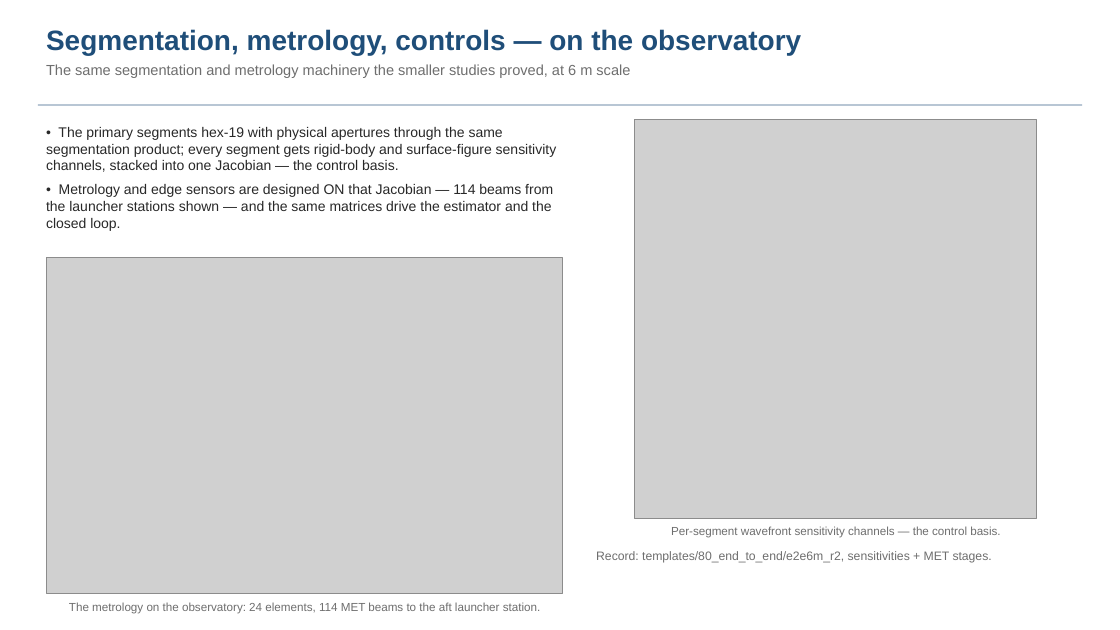
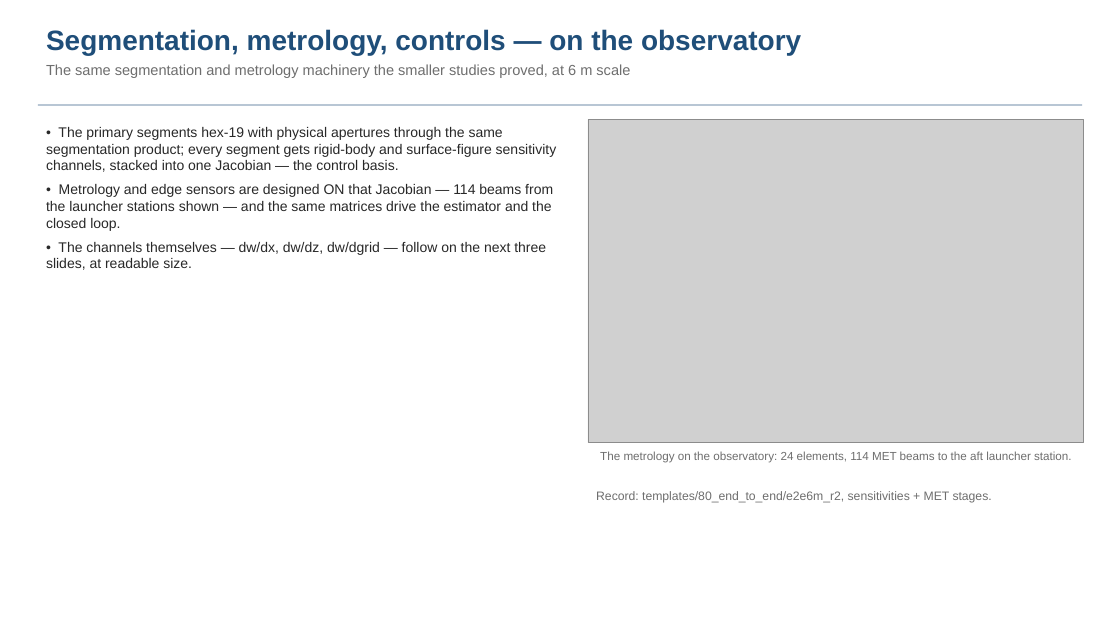
Before and after one commit to nasa-jpl/macos, a slide deck: slide 21 of demo_session/deck_keysight.pptx. Drawn at 1120x630 pixels with LibreOffice and Linux fonts; fonts in the diff are those of the drawing; grey boxes stand for pictures. Boxes give left, top, right and bottom in pixels: in the first picture for what was removed or moved away, otherwise in the second. Text is boxed around its words. In the diff, an @@ line names an element or a change of style, - is before the commit and + after.

```diff
--- a/demo_session/deck_keysight.pptx
+++ b/demo_session/deck_keysight.pptx
@@ picture resized from (x1=47, y1=258, x2=562, y2=594) to (x1=588, y1=119, x2=1084, y2=443) @@
@@ picture removed at (x1=635, y1=119, x2=1038, y2=518) @@
@@ text at (x1=46, y1=242, x2=546, y2=270): paragraph added @@
+• The channels themselves — dw/dx, dw/dz, dw/dgrid — follow on the next three slides, at readable size.
@@ text "The metrology on the observatory: ..." moved from (x1=69, y1=602, x2=540, y2=614) to (x1=600, y1=451, x2=1071, y2=463) @@
@@ text "Record: templates/80_end_to_end/e2e6m_r2, sensitivities + ME ..." moved from (x1=596, y1=551, x2=992, y2=563) to (x1=596, y1=491, x2=992, y2=503) @@
@@ text removed at (x1=671, y1=526, x2=1000, y2=538) @@
-Per-segment wavefront sensitivity channels — the control basis.
```
Also in this commit, not shown: 3 slides added, 5 other files.
